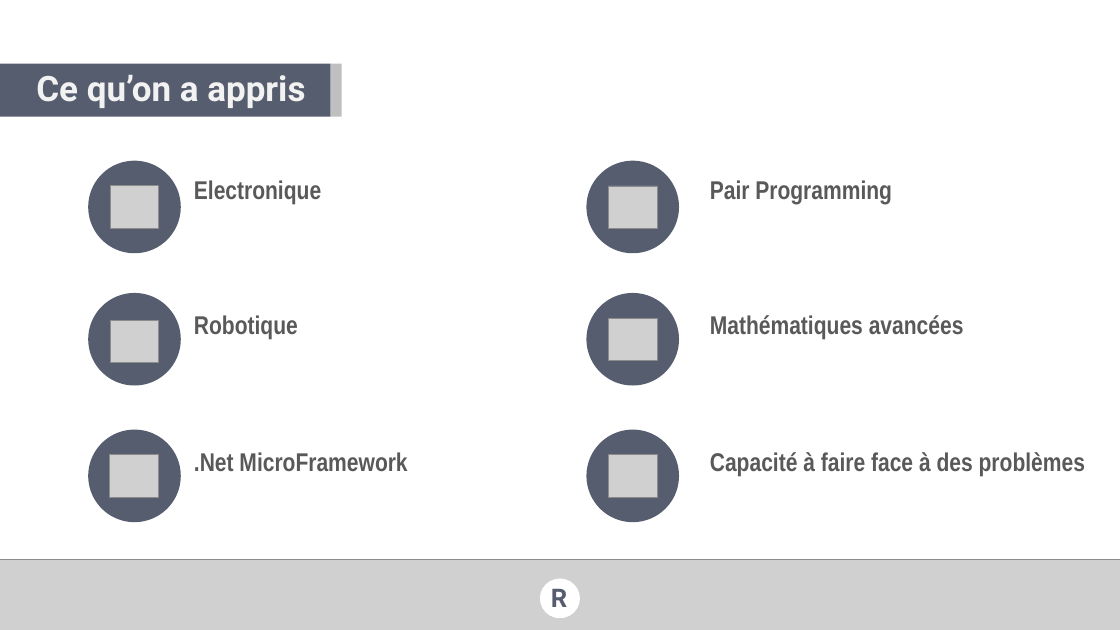
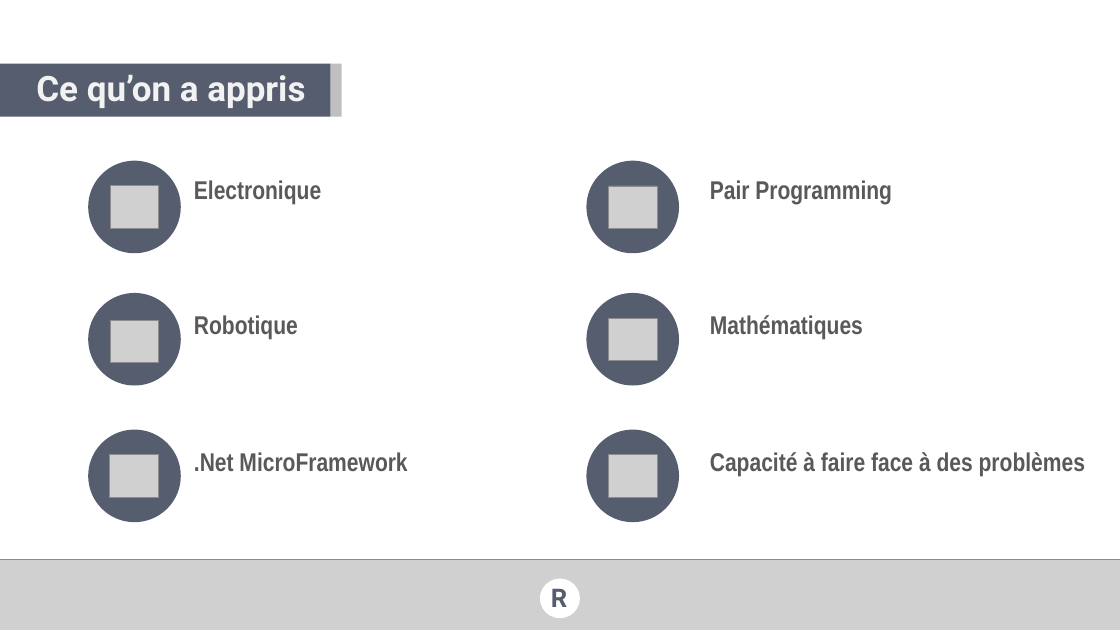
Before and after one commit to val92130/RSmart, a slide deck: slide 32 of Docs/Forum PI/RSmart presentation forum PI .pptx. Drawn at 1120x630 pixels with LibreOffice and Linux fonts; fonts in the diff are those of the drawing; grey boxes stand for pictures; background and template pictures are left out. Boxes give left, top, right and bottom in pixels: in the first picture for what was removed or moved away, otherwise in the second. Text is boxed around its words. In the diff, an @@ line names an element or a change of style, - is before the commit and + after.

```diff
--- a/Docs/Forum PI/RSmart presentation forum PI .pptx
+++ b/Docs/Forum PI/RSmart presentation forum PI .pptx
@@ text at [710,315,863,340]: text changed @@
-Mathématiques avancées
+Mathématiques
```
Also in this commit, not shown: 3 other slides changed, 12 other files.
